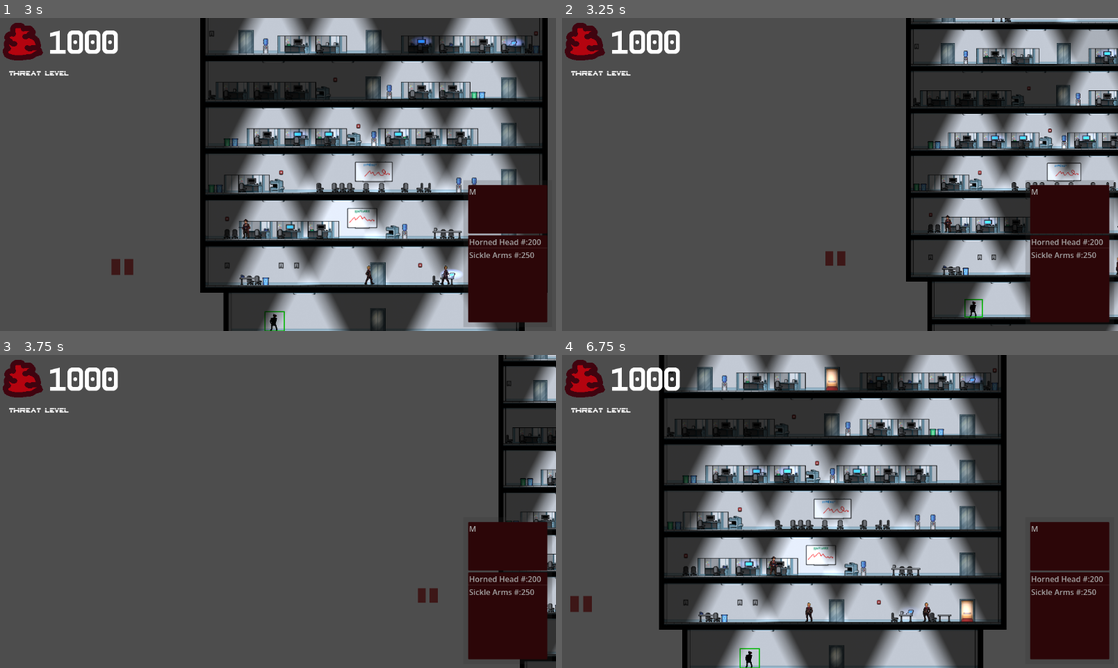
Above: before the commit, frames 1-4 (two rows, left to right).
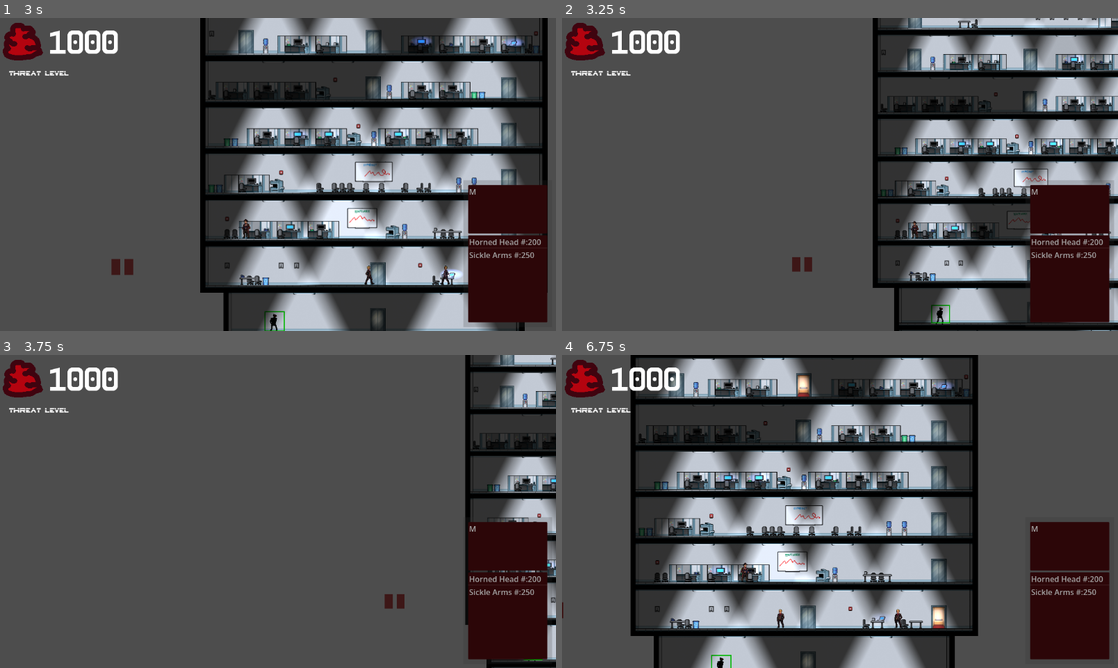
Above: after the commit, the same moments.

Repository: Lambosaurus/wildjam-mutation
Game: Godot game, scene res://ui/start_screen.tscn
The game is run twice, just before and just after one commit, with the same random seed, the same clock (stepped at 60 frames per second) and the same inputs.
Inputs (mouse positions are in pixels of both pictures, inside the frame that each line leads up to):
- Up to frame 1 (3 s): click "Start" at 0.5 s; tap Enter at 1.25 s; drag from (22, 240) to (405, 246) at 1.27 s; drag from (166, 293) to (405, 246) at 2.02 s; move the mouse to (11, 240) at 2.77 s; hold A (left) from 2.78 s (still down); tap W (up) at 2.85 s; click (11, 240) at 2.92 s
- Up to frame 2 (3.25 s): keep holding A (left); tap Mouse wheel down (scroll_down) at 3.05 s
- Up to frame 3 (3.75 s): release A (left) at 3.5 s; drag from (528, 561) to (111, 464) at 3.52 s
- Up to frame 4 (6.75 s): drag from (1112, 561) to (1101, 389) at 4.27 s; tap Space at 5 s; drag from (673, 464) to (1101, 389) at 5.02 s; tap Enter at 5.75 s; move the mouse to (867, 511) at 5.77 s; hold D (right) 5.78-6.5 s; tap Mouse wheel up (scroll_up) at 5.85 s; click (867, 511) at 5.92 s; drag from (934, 611) to (845, 655) at 6.52 s

Frame 1 is identical in both runs. In frame 2, 31% of the frame differs, in the area x 41-100%, y 0-100%; in frame 3, 8.7%; in frame 4, 55%, in the area x 0-80%, y 0-100%.

Commit message:
Add dynamic zoom

Diff:
--- a/main/main.gd
+++ b/main/main.gd
@@ -7,10 +7,8 @@
 @export var min_zoom: float = 0.25
 @export var max_zoom: float = 2.0
 
-@export var zoom = 1.0:
-	set(value):
-		zoom = value
-		$MainCamera.zoom = Vector2(zoom, zoom)
+@onready var zoom = $MainCamera.zoom.x
+
 
 var pause_menu = preload("res://ui/pause_menu.tscn")
 
@@ -23,14 +21,22 @@
 
 	update_camera()
 
+func modify_zoom(scale: float):
+	var pos0 = $MainCamera.get_global_mouse_position()
+	zoom *= scale
+	$MainCamera.zoom = Vector2(zoom, zoom)
+	var pos1 = $MainCamera.get_global_mouse_position()
+	$MainCamera.position -= pos1 - pos0
+
 func update_camera():
 	var move_direction = Input.get_vector("left", "right", "up", "down")
 	if move_direction:
 		$MainCamera.position += move_direction * camera_speed / zoom
 
+
 	if Input.is_action_just_released("scroll_up"):
 		if zoom < max_zoom:
-			zoom *= 1.1
+			modify_zoom(1.1)
 	elif Input.is_action_just_released("scroll_down"):
 		if zoom > min_zoom:
-			zoom /= 1.1
+			modify_zoom(1.0 / 1.1)
